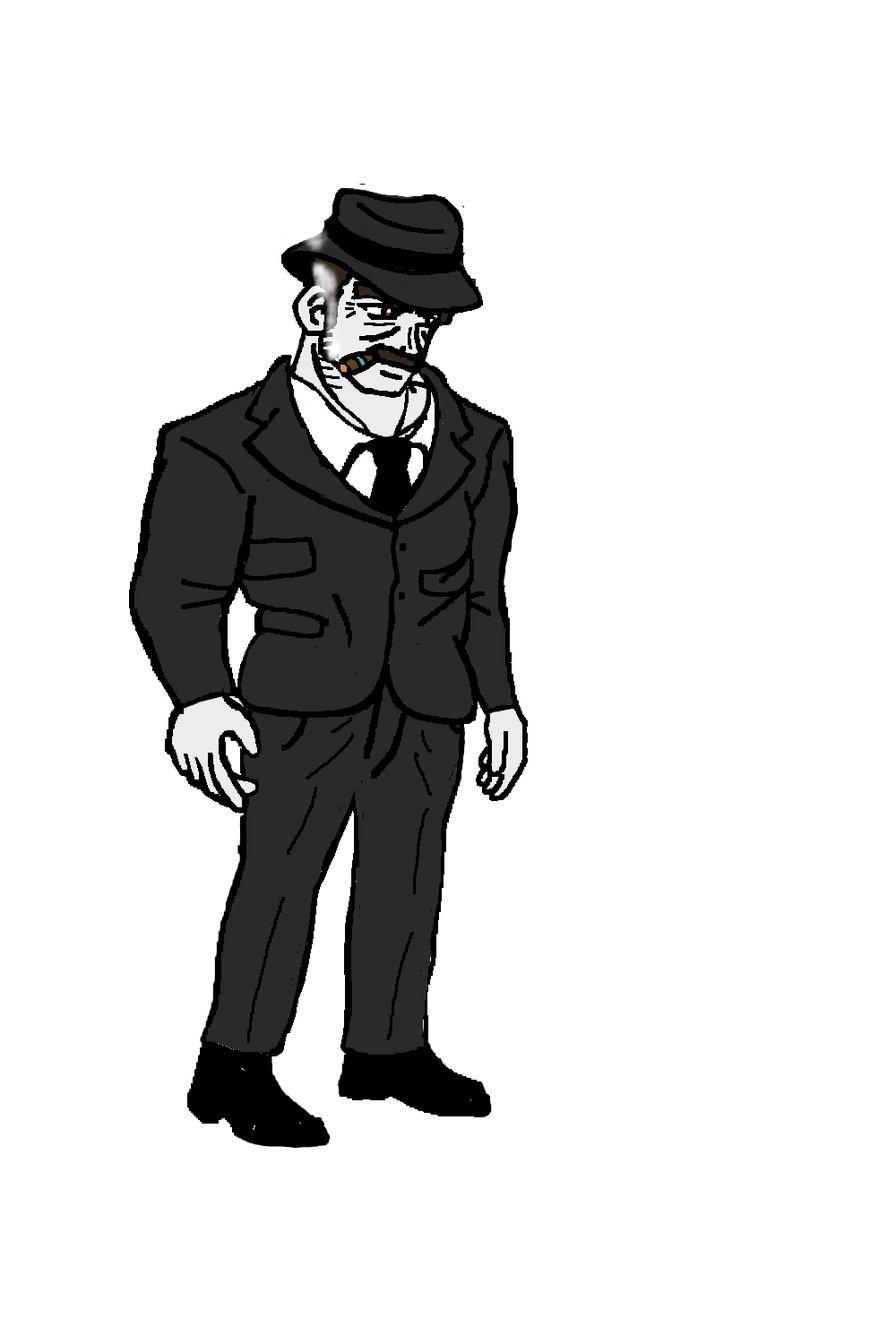
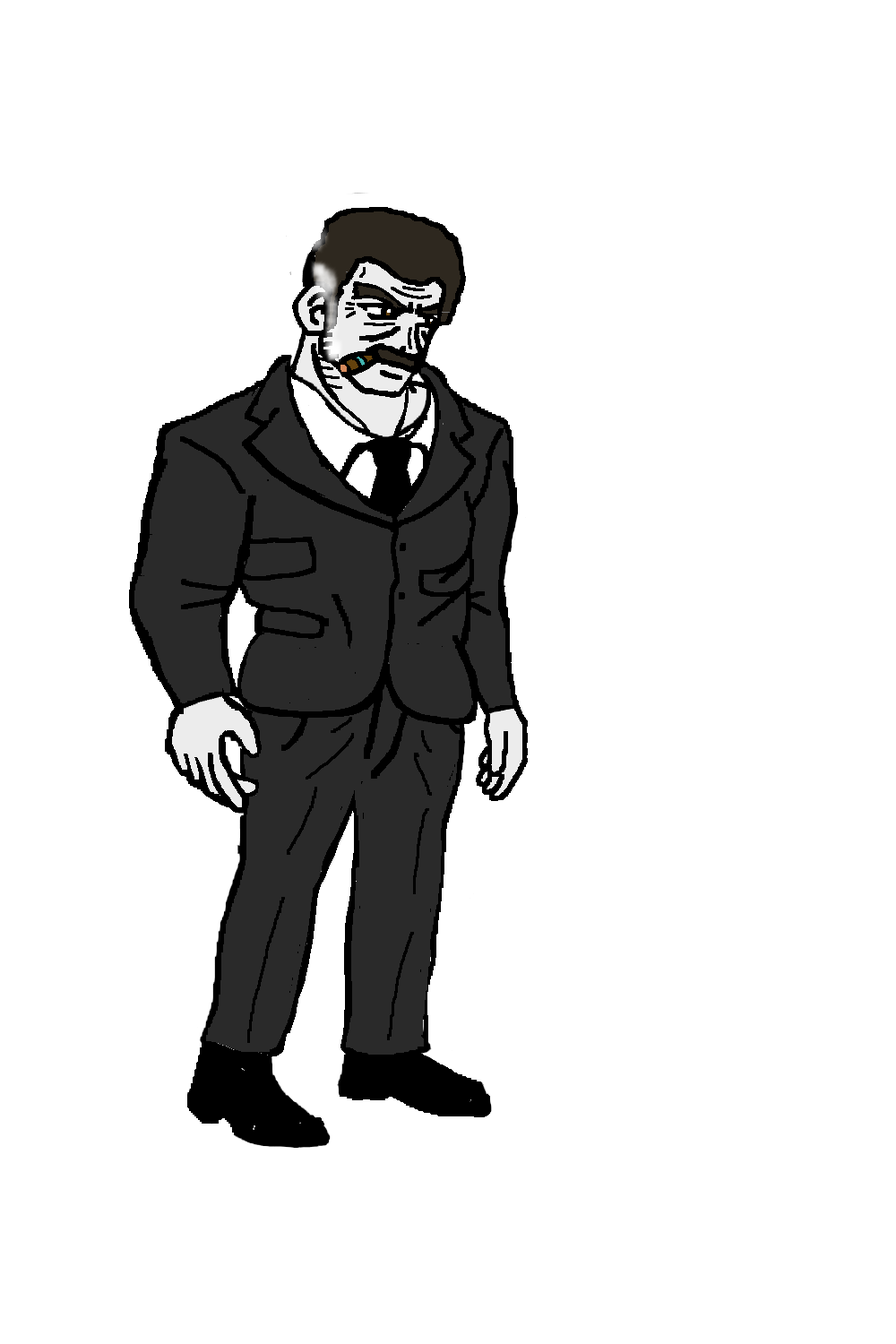
Comparing the layer stacks of the two 896x1344 images. Changes:
hid "Hat" over [281, 182, 483, 314]
painted on "Shoes" over [420, 1044, 447, 1066]
